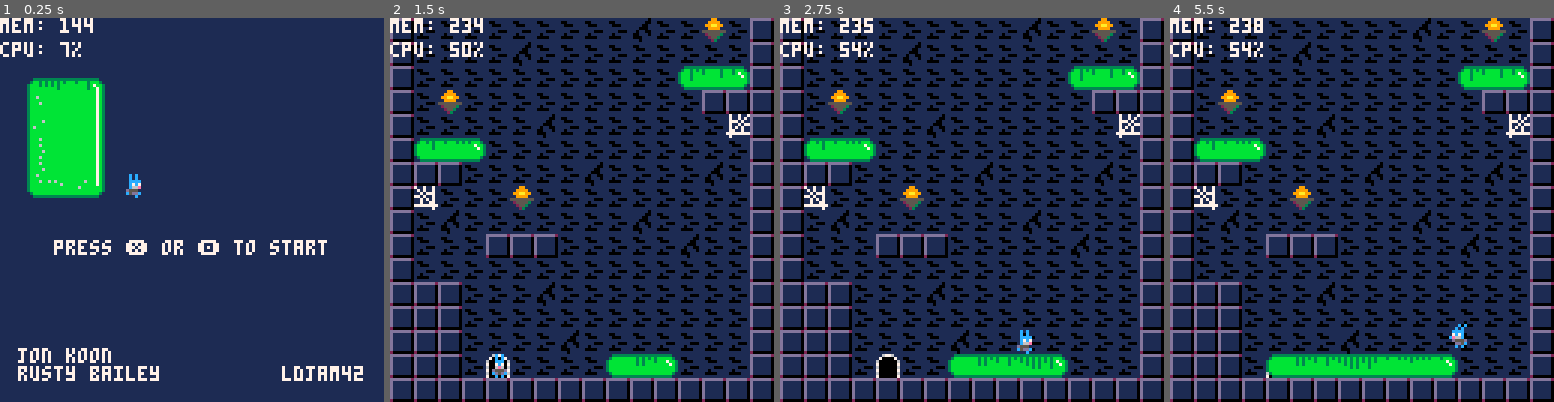
Above: before the commit, frames 1-4 (left to right).
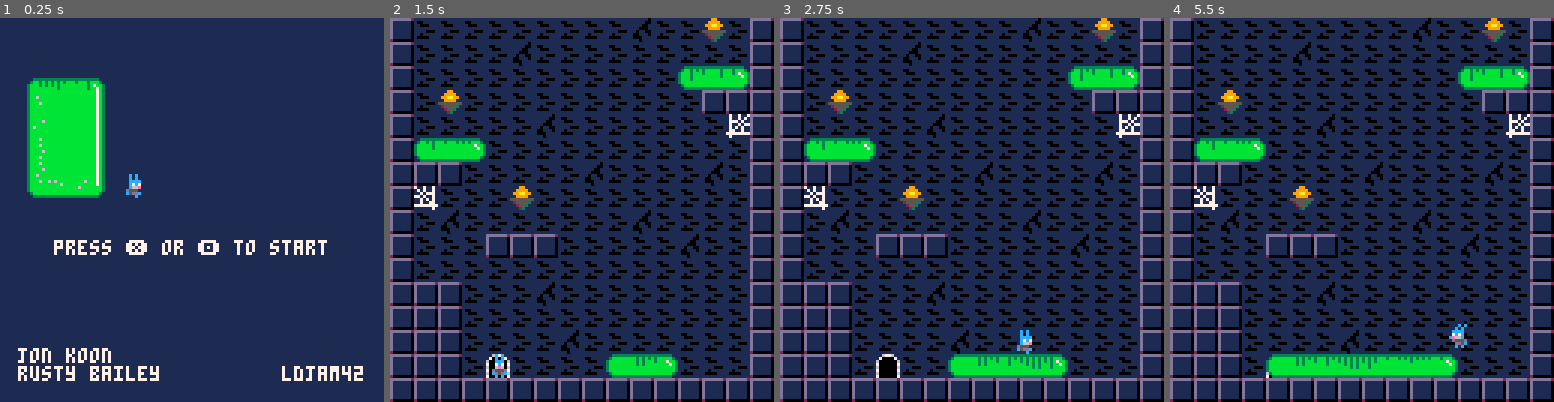
Above: after the commit, the same moments.

Repository: jondkoon/crushed
Game: PICO-8 cartridge game.p8
Same seed, same stepped clock (60 frames per second), same inputs: the game is played once before the commit and once after it.
Inputs:
- Up to frame 1 (0.25 s): no input
- Up to frame 2 (1.5 s): tap X (X key) at 0.33, 1.07 s; tap O (Z key) at 0.7 s
- Up to frame 3 (2.75 s): hold Right 1.6-2.1 s; tap O (Z key) at 1.7, 2.1, 2.5 s; tap X (X key) at 1.85 s; hold Up 2.15-2.42 s; hold Right from 2.47 s (still down)
- Up to frame 4 (5.5 s): tap O (Z key) every 0.4 s from 2.9 to 5.3 s; tap X (X key) at 2.97, 4.08, 5.2 s; release Right at 3.03 s; hold Left 3.08-3.58 s; hold Down 3.63-3.97 s; hold Right 4.02-4.68 s; hold Up 4.73-5.03 s; hold Left from 5.08 s (still down)

The runs differ from the first frame. In frame 1, 0.6% of the frame differs, in the area x 0-25%, y 0-11%; in frame 2, 0.8%; in frame 3, 0.8%; in frame 4, 0.8%.

Commit message:
Turn off profiler.

Diff:
--- a/game.p8
+++ b/game.p8
@@ -8,7 +8,7 @@
 half_screen_height = screen_height / 2
 frame_rate = 60
 sound_on = true
-profiler_on = true
+profiler_on = false
 profile_a = nil
 profile_b = nil
 stop = false
